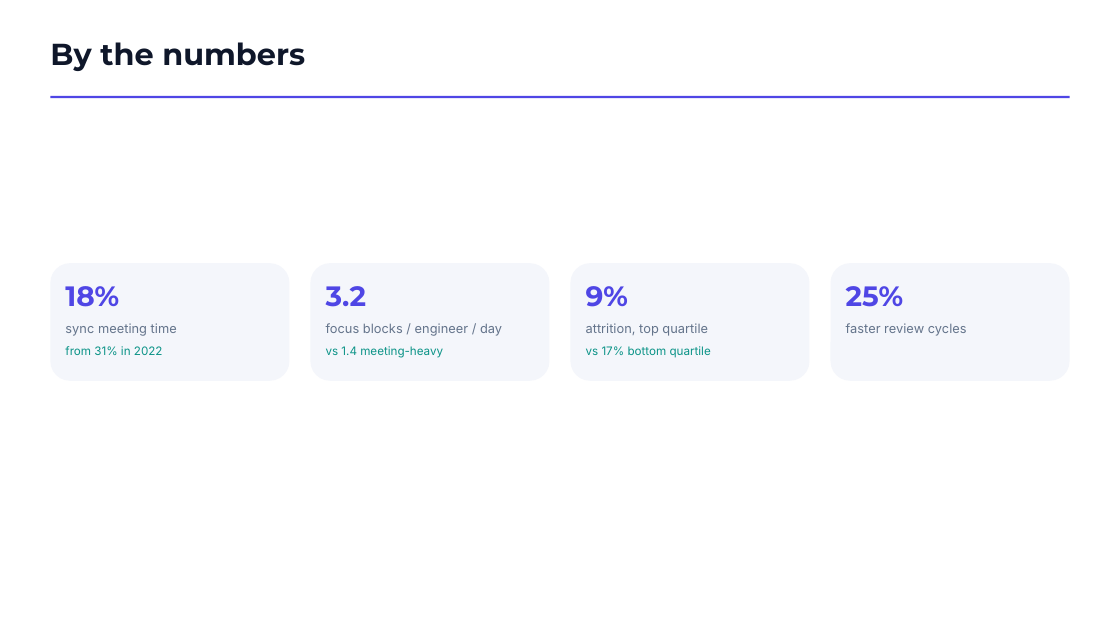
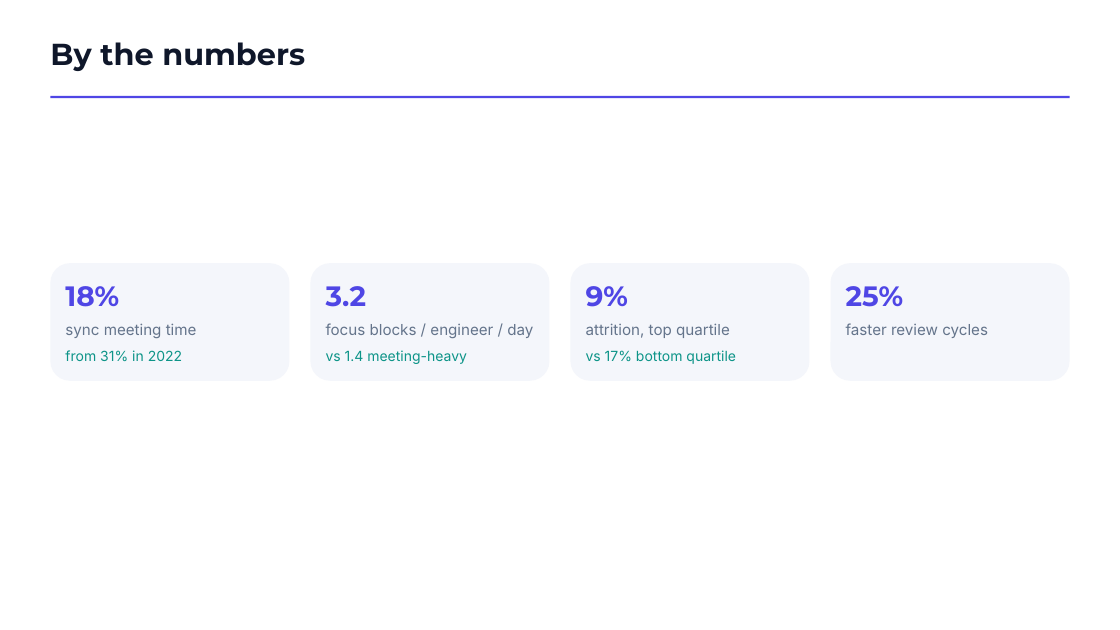
Before and after one commit to kirti34n/docloom, a slide deck: slide 4 of examples/output/showcase.pptx. Drawn at 1120x630 pixels with LibreOffice and Linux fonts; fonts in the diff are those of the drawing. Boxes give left, top, right and bottom in pixels: in the first picture for what was removed or moved away, otherwise in the second. Text is boxed around its words. In the diff, an @@ line names an element or a change of style, - is before the commit and + after.

Commit message:
Dogfood samples, one-command launcher, PROJECT.md, and doc corrections
- examples/dogfood/: a full set of documents docloom generated from its own
  PROJECT.md (a deck, a 95-block whitepaper in 4 formats, an infographic, a
  workbook, and two architecture diagrams), plus a self-contained render script.
  This is the real output the system produces; the root README points to it.
- PROJECT.md: an accurate, fact-checked project explainer suitable as a source.
- studio.ps1 / studio.cmd / studio.sh: one-command bring-up (deps + web build +
  server on one port), with a resvg self-heal so exports can't silently blank.
  .gitattributes pins the launchers' line endings.
- Docs: corrected the D2-vs-Diagram-IR split description, the [pdf,diagrams]
  extra, podcast/artifact-kind counts, and removed stale internal process docs.

```diff
--- a/examples/output/showcase.pptx
+++ b/examples/output/showcase.pptx
@@ size 11 to 13 pt in 4 elements at [65,323,197,338], [326,323,533,338], [586,323,730,338], [846,323,988,338] @@
@@ size 10 to 12 pt in 3 elements at [326,350,467,364], [586,350,736,364], [65,350,182,361] @@
```
Also in this commit, not shown: 8 other slides changed, 39 other files.
